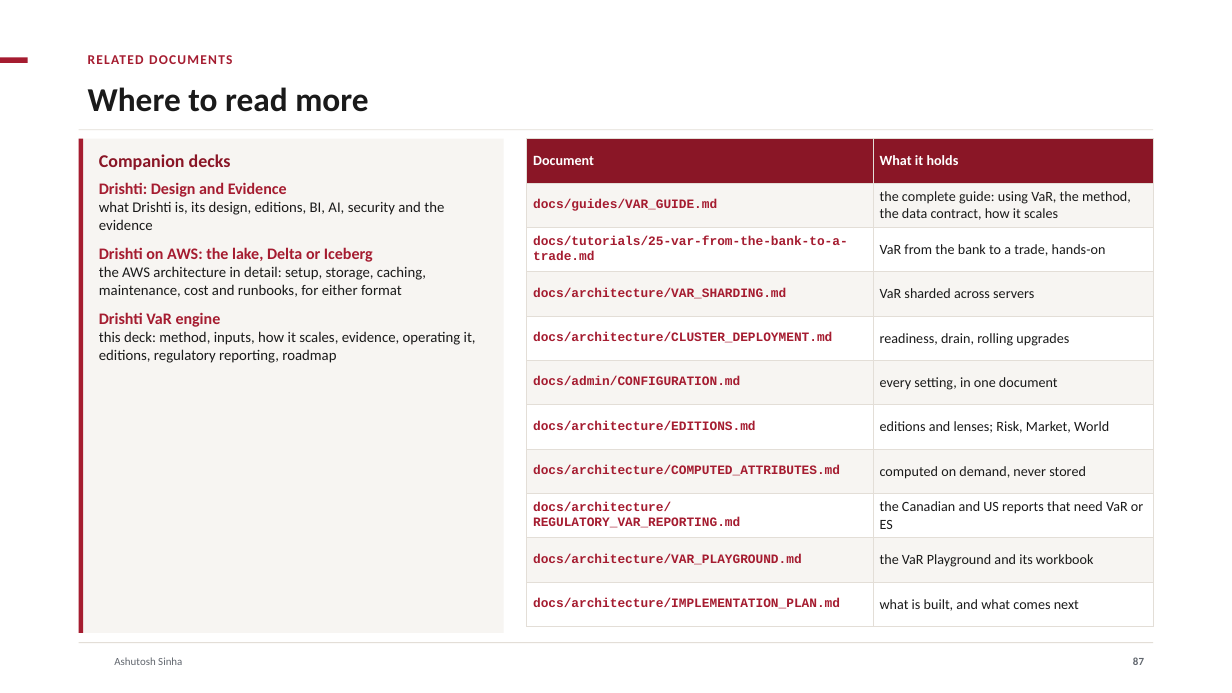
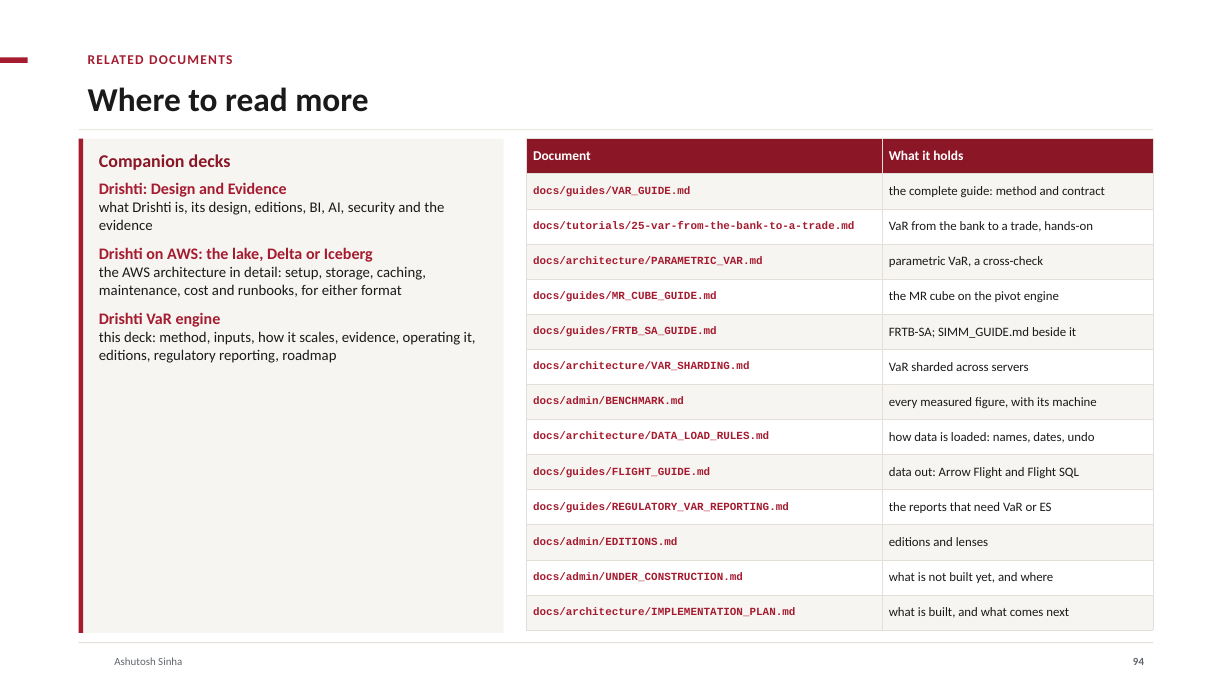
Before and after one commit to ajsinha/drishti, a slide deck: slide 94 of docs/publications/Drishti-VaR-Engine.pptx (slide 87 before the commit). Drawn at 1232x693 pixels with LibreOffice and Linux fonts; fonts in the diff are those of the drawing; background and template pictures are left out. Boxes give left, top, right and bottom in pixels: in the first picture for what was removed or moved away, otherwise in the second. Text is boxed around its words. In the diff, an @@ line names an element or a change of style, - is before the commit and + after.

```diff
--- a/docs/publications/Drishti-VaR-Engine.pptx
+++ b/docs/publications/Drishti-VaR-Engine.pptx
@@ table at bbox=[527, 139, 1153, 630] @@
-row 2, column 2: the complete guide: using VaR, the method, the data contract, how it scales
+row 2, column 2: the complete guide: method and contract
+row 4: docs/architecture/PARAMETRIC_VAR.md | parametric VaR, a cross-check
+row 5: docs/guides/MR_CUBE_GUIDE.md | the MR cube on the pivot engine
+row 6: docs/guides/FRTB_SA_GUIDE.md | FRTB-SA; SIMM_GUIDE.md beside it
-row 8, column 1: docs/architecture/CLUSTER_DEPLOYMENT.md
+row 8, column 1: docs/admin/BENCHMARK.md
-row 8, column 2: readiness, drain, rolling upgrades
+row 8, column 2: every measured figure, with its machine
-row 9, column 1: docs/admin/CONFIGURATION.md
+row 9, column 1: docs/architecture/DATA_LOAD_RULES.md
-row 9, column 2: every setting, in one document
+row 9, column 2: how data is loaded: names, dates, undo
-row 10, column 1: docs/architecture/EDITIONS.md
+row 10, column 1: docs/guides/FLIGHT_GUIDE.md
-row 10, column 2: editions and lenses; Risk, Market, World
+row 10, column 2: data out: Arrow Flight and Flight SQL
-row 11, column 1: docs/architecture/COMPUTED_ATTRIBUTES.md
+row 11, column 1: docs/guides/REGULATORY_VAR_REPORTING.md
-row 11, column 2: computed on demand, never stored
+row 11, column 2: the reports that need VaR or ES
-row 12, column 1: docs/architecture/REGULATORY_VAR_REPORTING.md
+row 12, column 1: docs/admin/EDITIONS.md
-row 12, column 2: the Canadian and US reports that need VaR or ES
+row 12, column 2: editions and lenses
-row 13, column 1: docs/architecture/VAR_PLAYGROUND.md
+row 13, column 1: docs/admin/UNDER_CONSTRUCTION.md
-row 13, column 2: the VaR Playground and its workbook
+row 13, column 2: what is not built yet, and where
@@ page number at bbox=[1133, 658, 1144, 665]: text changed @@
-87
+94
```
Also in this commit, not shown: 10 other slides changed, 8 slides added, 1 slide removed, 3 other files.
